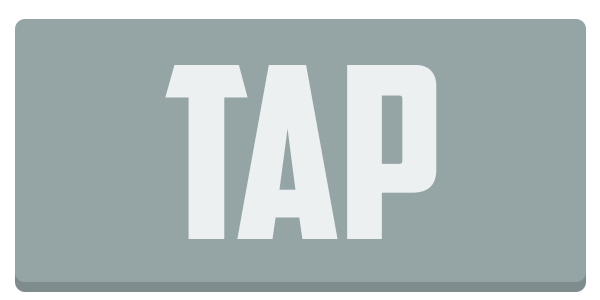
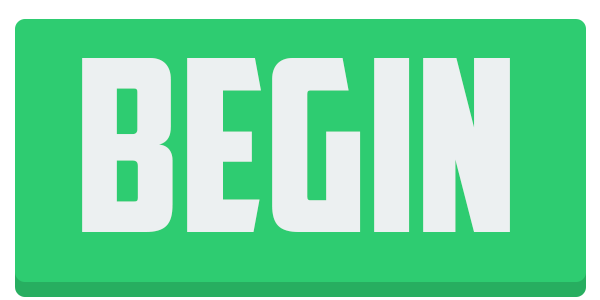
Revision of a layered 600×300 image; what changed, layer by layer:
renamed "tap" to "BEGIN", painted on it over left=82, top=58, right=510, bottom=239
